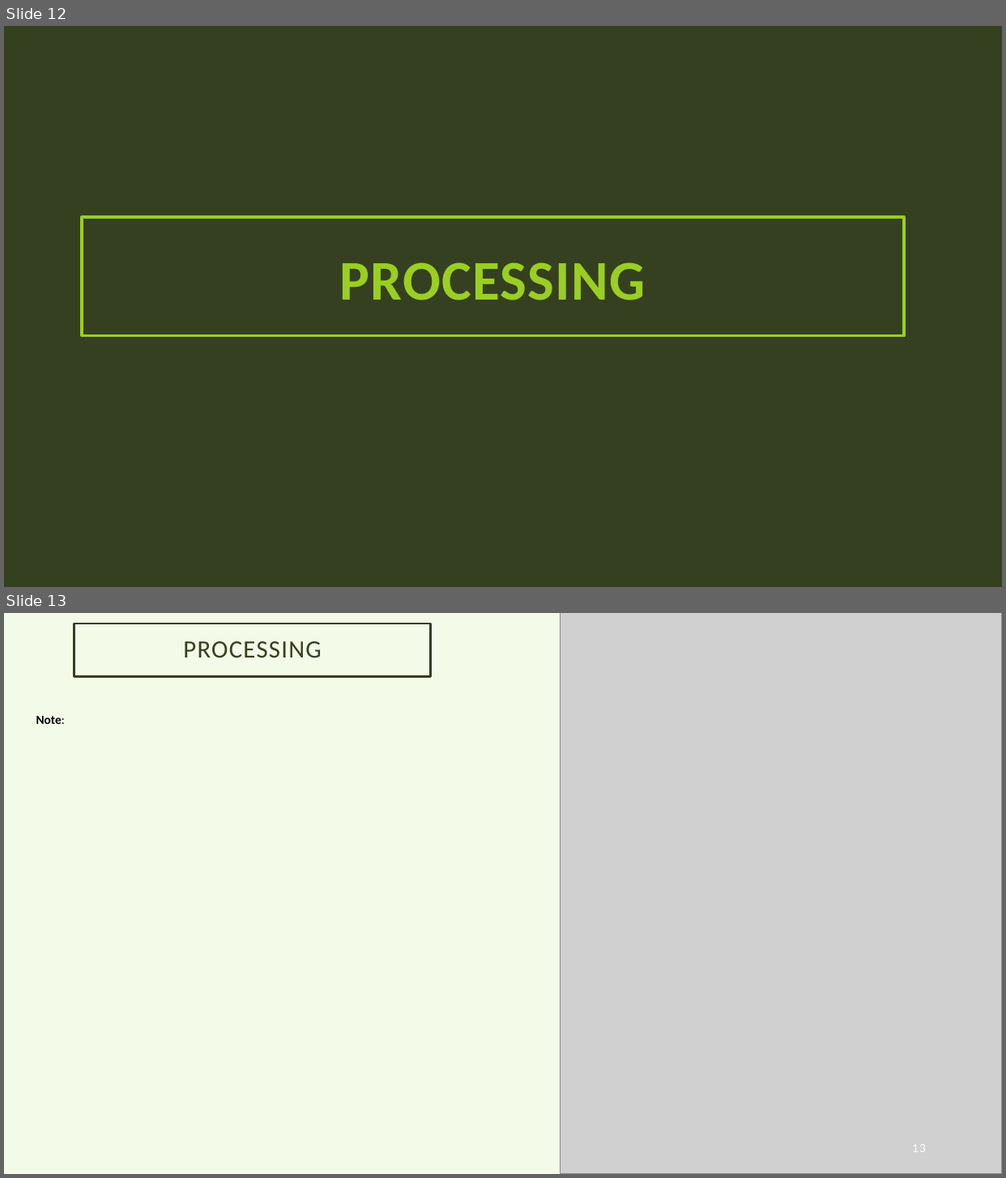
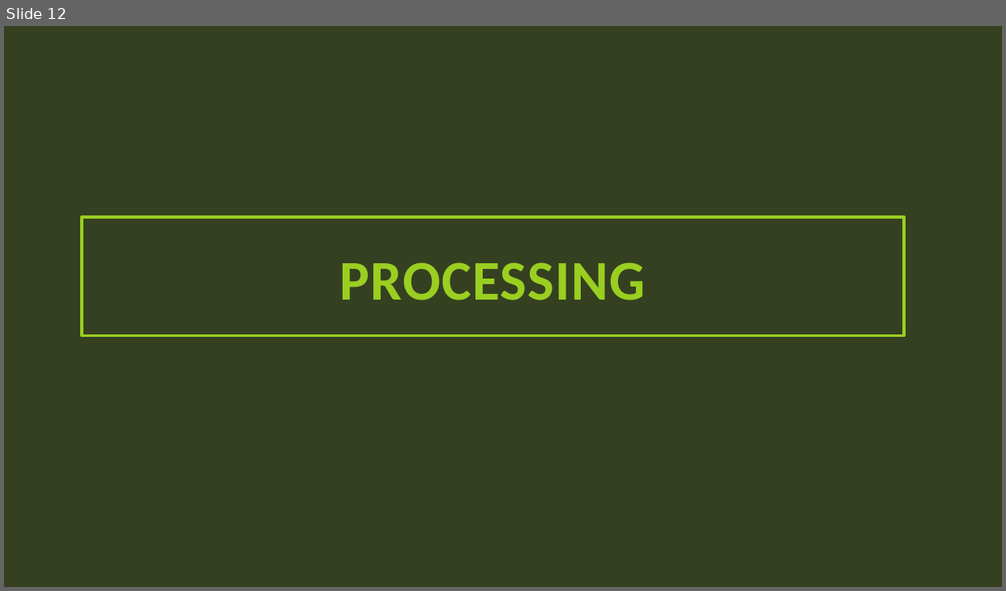
Before and after one commit to HeinoPortfolio/MS_Comp_Sci, a slide deck: 3 Data Visualization/Assignment Files/Final Project/Final Project Files Good Copies/Matthew Heino DSCI 605 Final Report.pptx. Shown one above the other, each under a label of ours: slides 12 and 13 before the commit, slide 12 after it. The pictures are 1006x1178 and 1006x591 pixels, drawn with LibreOffice and Linux fonts; fonts in the diff are those of the drawing; grey boxes stand for pictures; background and template pictures are left out. Boxes give left, top, right and bottom in pixels: in the first picture for what was removed or moved away, otherwise in the second. Text is boxed around its words. In the diff, an @@ line names an element or a change of style, - is before the commit and + after.

```diff
--- a/3 Data Visualization/Assignment Files/Final Project/Final Project Files Good Copies/Matthew Heino DSCI 605 Final Report.pptx
+++ b/3 Data Visualization/Assignment Files/Final Project/Final Project Files Good Copies/Matthew Heino DSCI 605 Final Report.pptx
@@ slide 13 removed at (4, 613, 1002, 1174), background #9ACF21 at 10% opacity @@
@@ title removed at (74, 624, 431, 677) @@
-PROCESSING
@@ picture removed at (560, 613, 1002, 1174) @@
@@ text removed at (36, 716, 65, 724) @@
-Note:
@@ page number removed at (912, 1144, 926, 1152) @@
-13
```
Also in this commit, not shown: 7 slides changed, 6 slides added.
